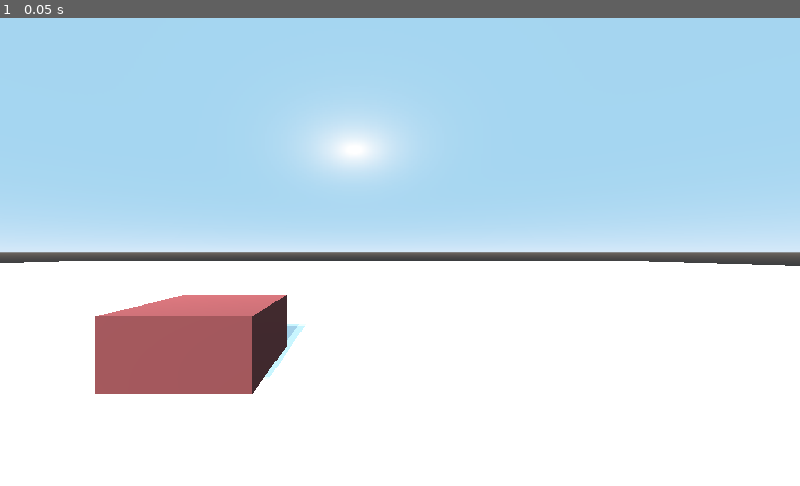
Above: before the commit, frame 1.
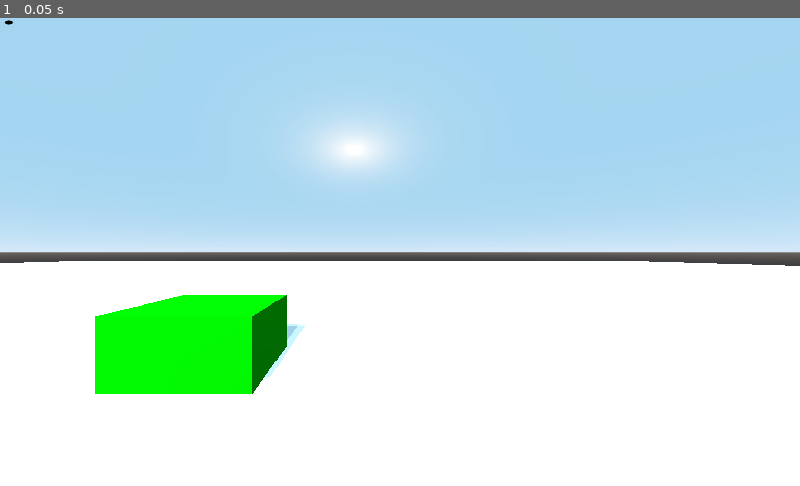
Above: after the commit, the same moment.

Repository: oudeismetis/reading-room
Game: Godot game, scene res://Main.tscn
Same seed, same stepped clock (60 frames per second), same inputs: the game is played once before the commit and once after it.
Inputs:
- Up to frame 1 (0.05 s): no input

The runs differ from the first frame. In frame 1, 4.6% of the frame differs, in the area x 0-36%, y 0-81%.

Commit message:
Cube color changes on click. Init pass at a reticle

Diff:
--- /dev/null
+++ b/ARVRCamera.gd
@@ -0,0 +1,28 @@
+extends ARVRCamera
+
+
+# Declare member variables here. Examples:
+# var a = 2
+# var b = "text"
+
+
+# Called when the node enters the scene tree for the first time.
+func _ready():
+	# screen_metrics()
+	# var resolution = get_viewport().size
+	# var screen_center = Vector2(resolution.x / 2, resolution.y / 2)
+	# self.get_node("Reticle").set_global_position(screen_center)
+	pass
+
+func screen_metrics():
+	print("                 [Screen Metrics]")
+	print("            Display size: ", OS.get_screen_size())
+	print("   Decorated Window size: ", OS.get_real_window_size())
+	print("             Window size: ", OS.get_window_size())
+	print("        Project Settings: Width=", ProjectSettings.get_setting("display/window/size/width"), " Height=", ProjectSettings.get_setting("display/window/size/height"))
+	print(OS.get_window_size().x)
+	print(OS.get_window_size().y)
+
+# Called every frame. 'delta' is the elapsed time since the previous frame.
+#func _process(delta):
+#	pass
--- a/Cube.gd
+++ b/Cube.gd
@@ -1,14 +1,17 @@
 extends Spatial
 
+var is_green = true
 
-# Called when the node enters the scene tree for the first time.
 func _ready():
-	# get_node("MeshInstance/Area").connect("input_event", self, "_cube_clicked")
-	pass
+	$MeshInstance/Area.connect("input_event", self, "_on_Area_input_event")
 
+func _get_toggled_color():
+	is_green = !is_green
+	var green = Color(0, 1, 0, 1.0)
+	var red = Color(1, 0, 0, 1.0)
+	return green if is_green else red
 
 func _on_Area_input_event(camera, event, click_position, click_normal, shape_idx):
-	# print("Inside event")
-	if event is InputEventMouseButton:
-		if event.button_index == BUTTON_LEFT and event.pressed == true:
-			print("Cube has been clicked!")
+	if event is InputEventMouseButton and event.button_index == BUTTON_LEFT and event.pressed == true:
+		print("Cube has been clicked!")
+		self.get_node("MeshInstance").get_active_material(0).albedo_color = _get_toggled_color()
--- a/Main.gd
+++ b/Main.gd
@@ -9,7 +9,6 @@
 	# OS.vsync_enabled = false
 	# Engine.target_fps = 90
 
-
 # Called every frame. 'delta' is the elapsed time since the previous frame.
 #func _process(delta):
 #	pass
--- a/Main.tscn
+++ b/Main.tscn
@@ -1,7 +1,9 @@
-[gd_scene load_steps=8 format=2]
+[gd_scene load_steps=10 format=2]
 
 [ext_resource path="res://Main.gd" type="Script" id=1]
 [ext_resource path="res://Cube.gd" type="Script" id=2]
+[ext_resource path="res://reticle.png" type="Texture" id=3]
+[ext_resource path="res://ARVRCamera.gd" type="Script" id=4]
 
 [sub_resource type="BoxShape" id=1]
 extents = Vector3( 30, 1, 30 )
@@ -10,7 +12,7 @@
 size = Vector3( 60, 2, 60 )
 
 [sub_resource type="SpatialMaterial" id=5]
-albedo_color = Color( 0.686275, 0.321569, 0.321569, 1 )
+albedo_color = Color( 0, 1, 0, 1 )
 metallic = 0.23
 
 [sub_resource type="CubeMesh" id=3]
@@ -28,6 +30,15 @@
 shadow_enabled = true
 
 [node name="ARVRCamera" type="ARVRCamera" parent="."]
+script = ExtResource( 4 )
+
+[node name="Reticle" type="TextureRect" parent="ARVRCamera"]
+margin_right = 20.0
+margin_bottom = 20.0
+texture = ExtResource( 3 )
+__meta__ = {
+"_edit_use_anchors_": false
+}
 
 [node name="Ground" type="StaticBody" parent="."]
 transform = Transform( 1, 0, 0, 0, 1, 0, 0, 0, 1, 0, -1, 0 )
@@ -51,5 +62,3 @@
 
 [node name="CollisionShape" type="CollisionShape" parent="Cube/MeshInstance/Area"]
 shape = SubResource( 4 )
-
-[connection signal="input_event" from="Cube/MeshInstance/Area" to="Cube" method="_on_Area_input_event"]
Binary file added: reticle.png
Not shown, added: reticle.png.import
